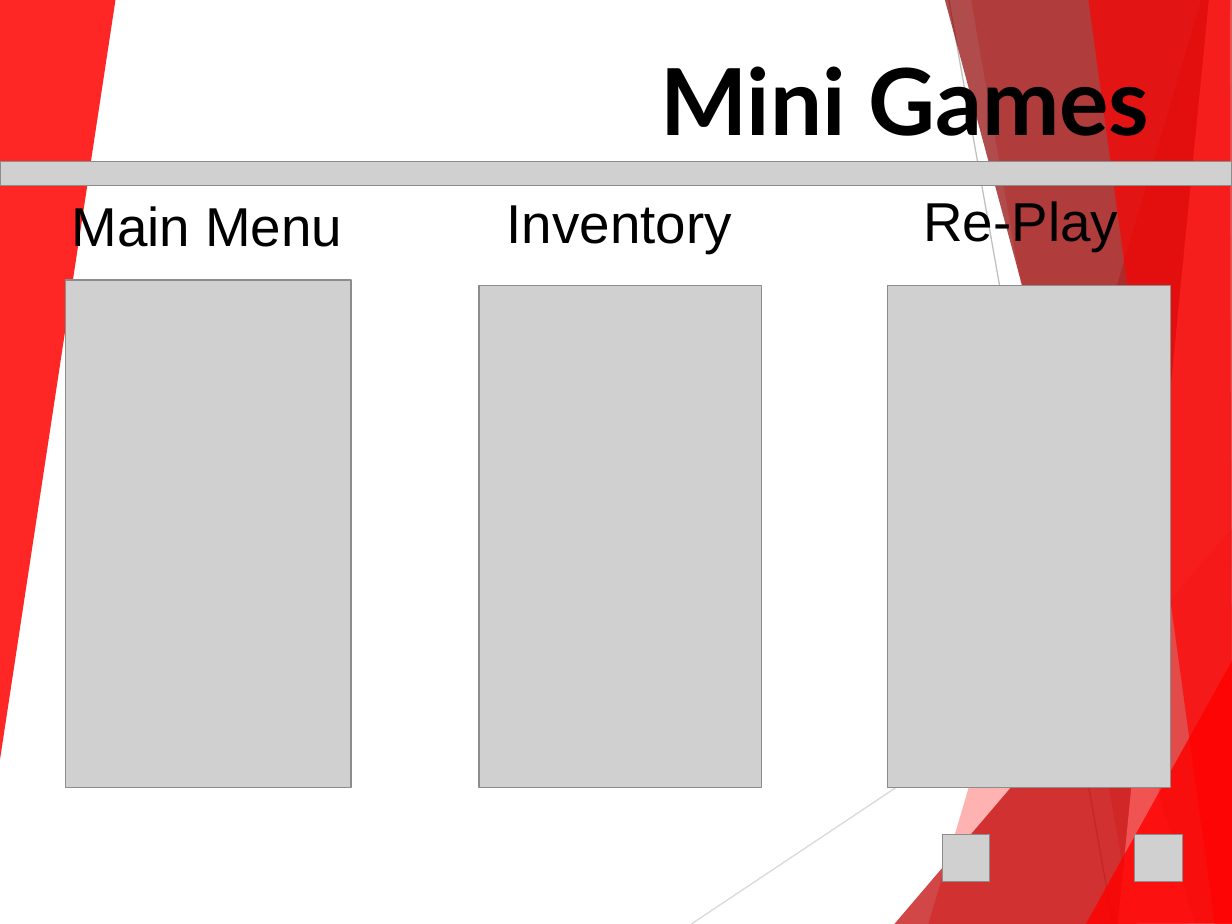
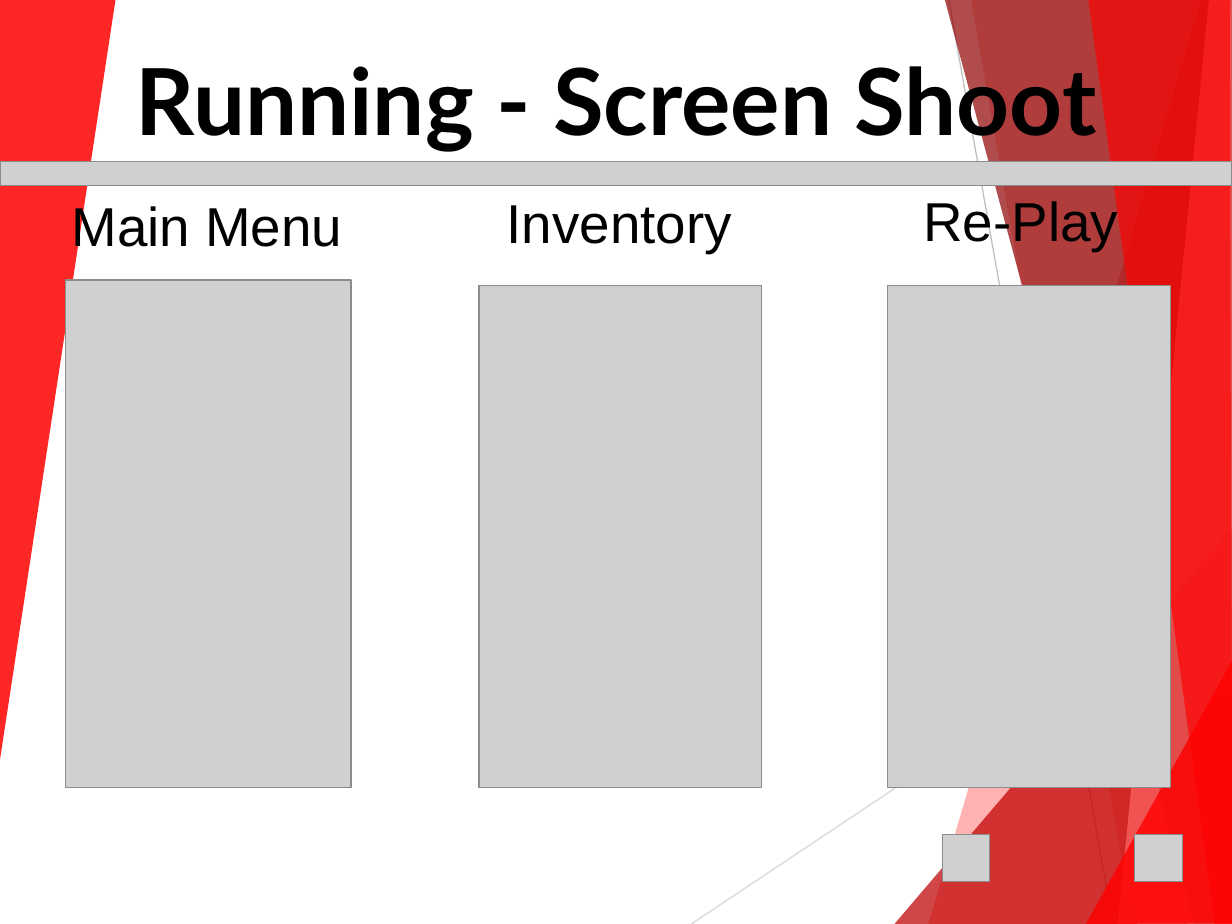
Before and after one commit to lskk/Pathfinding_Adventures, a slide deck: slide 20 of 23215385-PathAdventure-Document/Pathfinding Adventure - 23215385.ppt (slide 6 before the commit). Drawn at 1232x924 pixels with LibreOffice and Linux fonts; fonts in the diff are those of the drawing; grey boxes stand for pictures; background and template pictures are left out. Boxes give left, top, right and bottom in pixels: in the first picture for what was removed or moved away, otherwise in the second. Text is boxed around its words. In the diff, an @@ line names an element or a change of style, - is before the commit and + after.

Commit message:
Path Adventure - Coordinat & Running - Project Updates

```diff
--- a/23215385-PathAdventure-Document/Pathfinding Adventure - 23215385.ppt
+++ b/23215385-PathAdventure-Document/Pathfinding Adventure - 23215385.ppt
@@ title at [136,55,1097,152]: text changed @@
-Mini Games
+Running - Screen Shoot
```
Also in this commit, not shown: 6 other slides changed, 14 slides added, 7 other files.
